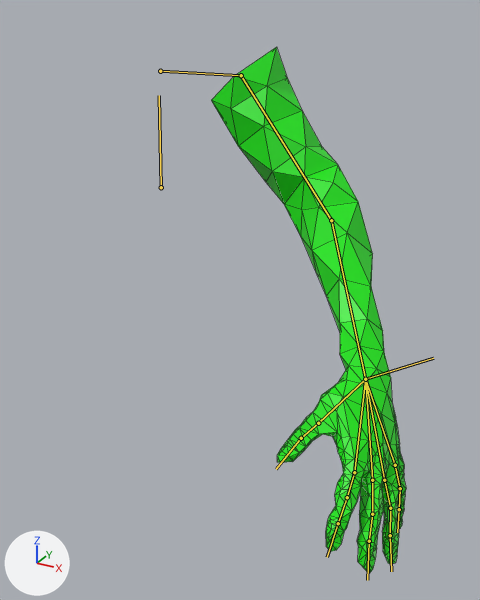
The Blender file Project Stealth/Assets/Arms/LeftArm.blend: old version first, new version second.
The view is the same before and after, from a 50 mm camera at (6.61, -8.07, 5.11) aimed at (3.21, -1.9, 2.03). The axes (+X, +Y, +Z) are drawn at lower left. The lights are the same throughout. The bones that bend it are drawn over the model as lines. Mesh edges are drawn as thin lines.

The first picture shows 'Brazo izquierdo malla'.
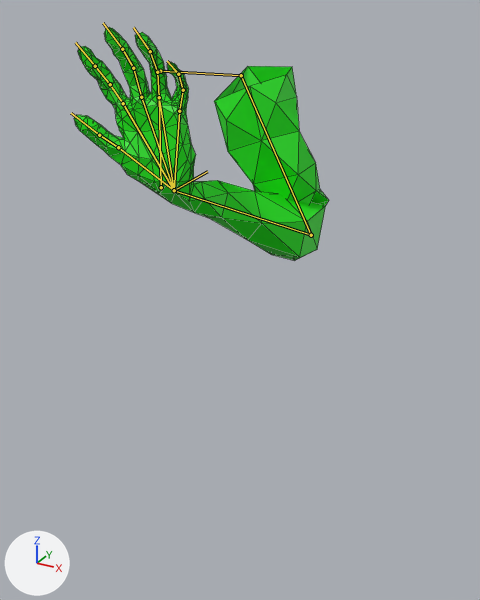
The newer file adds an action. The first version stands in its rest pose; the second is drawn at frame 0 of the action 'ClimbLeft'.

Location of each change, [x1, y1, x2, y2] in pixels of the pictures (480 x 600 px):
'Brazo izquierdo malla', posed (31% wider, 55% shorter): before [211, 47, 406, 573]; after [74, 27, 329, 261]
bone 'Bone.001', root to tip: before (241, 75) to (331, 220); after (241, 75) to (311, 235)
bone 'Bone.002', root to tip: before (331, 220) to (365, 379); after (311, 235) to (174, 190)
bone 'RefMuñeca', root to tip: before (365, 379) to (433, 358); after (174, 190) to (207, 171)
bone 'Bone.005', root to tip: before (395, 465) to (400, 488); after (179, 111) to (183, 90)
bone 'Bone.006', root to tip: before (400, 488) to (399, 509); after (183, 90) to (178, 74)
bone 'Bone.009', root to tip: before (384, 480) to (390, 508); after (159, 97) to (157, 72)
bone 'Bone.010', root to tip: before (390, 508) to (390, 535); after (157, 72) to (150, 51)
bone 'Bone.013', root to tip: before (372, 480) to (372, 514); after (141, 97) to (133, 68)
bone 'Bone.014', root to tip: before (372, 514) to (369, 541); after (133, 68) to (122, 49)
bone 'Bone.018', root to tip: before (354, 472) to (347, 497); after (123, 103) to (110, 84)
bone 'Bone.019', root to tip: before (347, 497) to (338, 523); after (110, 84) to (95, 66)
bone 'pulgar', root to tip: before (365, 379) to (318, 423); after (174, 190) to (118, 147)
bone 'Bone.022', root to tip: before (318, 423) to (301, 438); after (118, 147) to (99, 135)

The edits, one by one:
Bone 'Bone.001' (bone_bone_001) turns from (0, 0, 0) to (-40, -16, 47) degrees about its own x, y and z.
Bone 'Bone.002' (bone_bone_002) turns from (0, 0, 0) to (-42, -30, -159) degrees about its own x, y and z.
Bone 'RefMuñeca' (bone_refmuñeca) moves from (0.0, 0.0, 0.0) to (-0.21, -1.261, 2.765).
Bone 'RefMuñeca' (bone_refmuñeca) turns from (0, 0, 0) to (-15, -118, 102) degrees about its own x, y and z.
Bone 'Bone.005' (bone_bone_005) turns from (0, 0, 0) to (-11, 10, -91) degrees about its own x, y and z.
Bone 'Bone.006' (bone_bone_006) turns from (0, 0, 0) to (19, -50, 20) degrees about its own x, y and z.
Bone 'Bone.009' (bone_bone_009) turns from (0, 0, 0) to (-5, -114, 21) degrees about its own x, y and z.
Bone 'Bone.010' (bone_bone_010) turns from (0, 0, 0) to (17, 55, 112) degrees about its own x, y and z.
Bone 'Bone.013' (bone_bone_013) turns from (0, 0, 0) to (-4, -75, -15) degrees about its own x, y and z.
Bone 'Bone.014' (bone_bone_014) turns from (0, 0, 0) to (14, -5, -99) degrees about its own x, y and z.
Bone 'Bone.018' (bone_bone_018) turns from (0, 0, 0) to (-5, -10, -16) degrees about its own x, y and z.
Bone 'Bone.019' (bone_bone_019) turns from (0, 0, 0) to (5, 81, -64) degrees about its own x, y and z.
Bone 'pulgar' (bone_pulgar) turns from (0, 0, 0) to (-3, -10, 9) degrees about its own x, y and z.
Bone 'Bone.022' (bone_bone_022) turns from (0, 0, 0) to (4, -6, 69) degrees about its own x, y and z.
